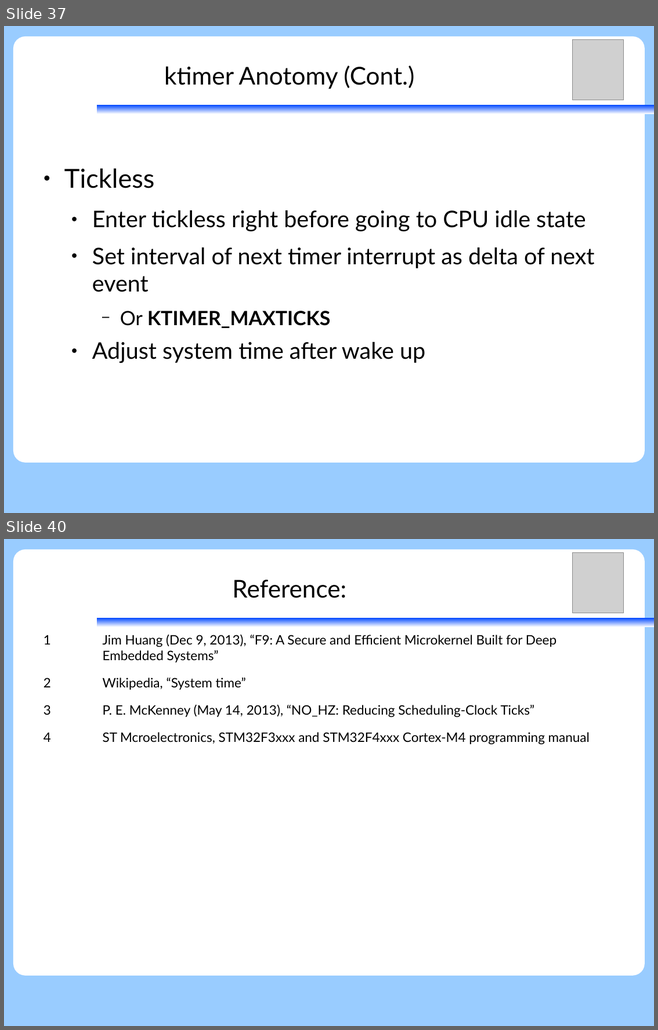
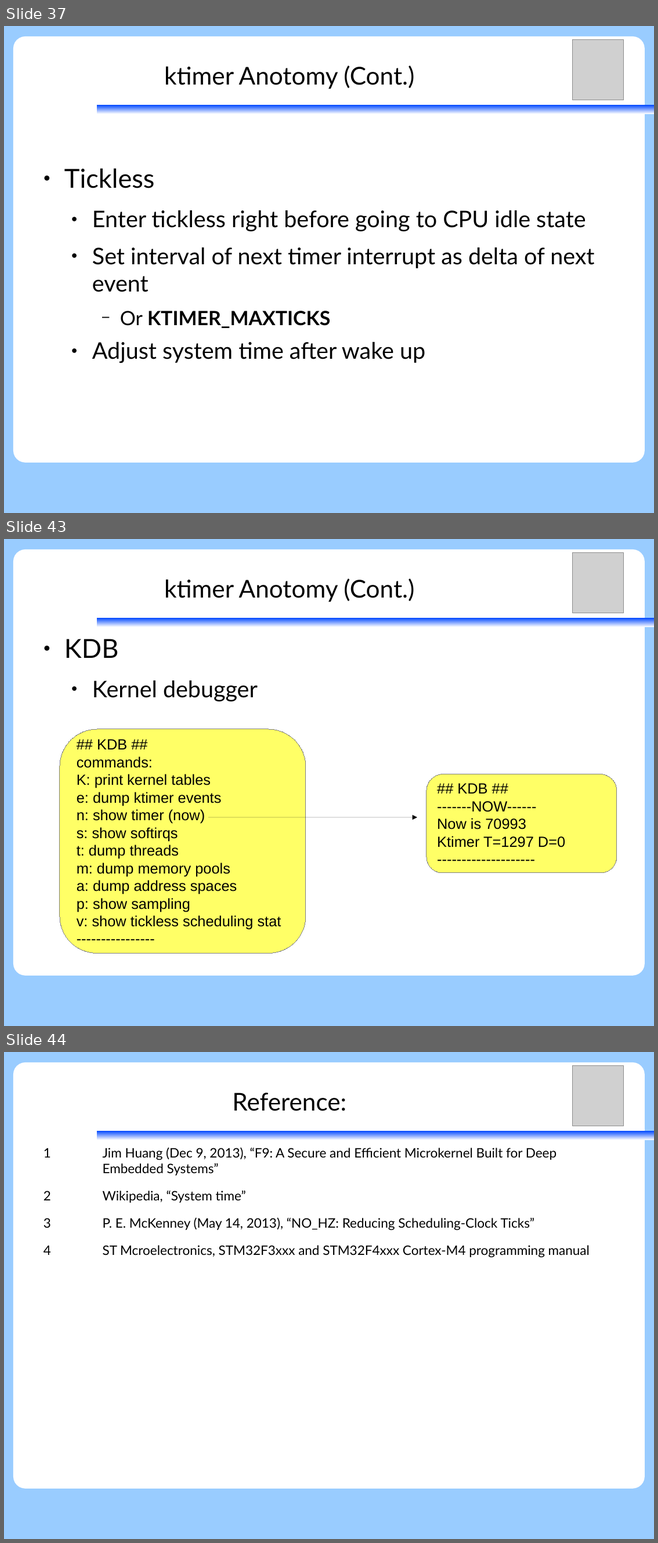
Before and after one commit to vh21/documents, a slide deck: ukernel/f9-microkernel-ktimer.odp. Shown one above the other, each under a label of ours: slides 37 and 40 before the commit, slides 37, 43 and 44 after it; the slides between them are not shown. The pictures are 658x1030 and 658x1543 pixels, drawn with LibreOffice and Linux fonts; fonts in the diff are those of the drawing; grey boxes stand for pictures. Boxes give left, top, right and bottom in pixels: in the first picture for what was removed or moved away, otherwise in the second. Text is boxed around its words. In the diff, an @@ line names an element or a change of style, - is before the commit and + after.

Commit message:
ukernel: f9kernel: update ktimer

```diff
--- a/ukernel/f9-microkernel-ktimer.odp
+++ b/ukernel/f9-microkernel-ktimer.odp
@@ slide 43 added at (x1=4, y1=539, x2=654, y2=1026), background #99CCFF; not listed: 3 template elements that a slide beside it also shows @@
@@ picture added at (x1=573, y1=553, x2=624, y2=613) @@
@@ title added at (x1=164, y1=578, x2=414, y2=602), 30 pt, text #000000 @@
+ktimer Anotomy (Cont.)
@@ text added at (x1=64, y1=639, x2=257, y2=702), 28 pt, text #000000 @@
+● KDB
+  ● Kernel debugger
@@ rounded rectangle added at (x1=60, y1=729, x2=305, y2=953), fill #FFFF66, outline #808080 0 pt, 18 pt, text #000000 @@
+## KDB ##
+commands:
+K: print kernel tables
+e: dump ktimer events
+n: show timer (now)
+s: show softirqs
+t: dump threads
+m: dump memory pools
+a: dump address spaces
+p: show sampling
+v: show tickless scheduling stat
+----------------
@@ rounded rectangle added at (x1=427, y1=774, x2=617, y2=873), fill #FFFF66, outline #808080 0 pt, 18 pt, text #000000 @@
+## KDB ##
+-------NOW------
+Now is 70993
+Ktimer T=1297 D=0
+--------------------
@@ arrow added from (208, 817) to (417, 817), #000000 0 pt @@
@@ what was slide 40 is now slide 44 @@
```
Also in this commit, not shown: 4 slides changed, 4 other slides added, 2 slides removed.
